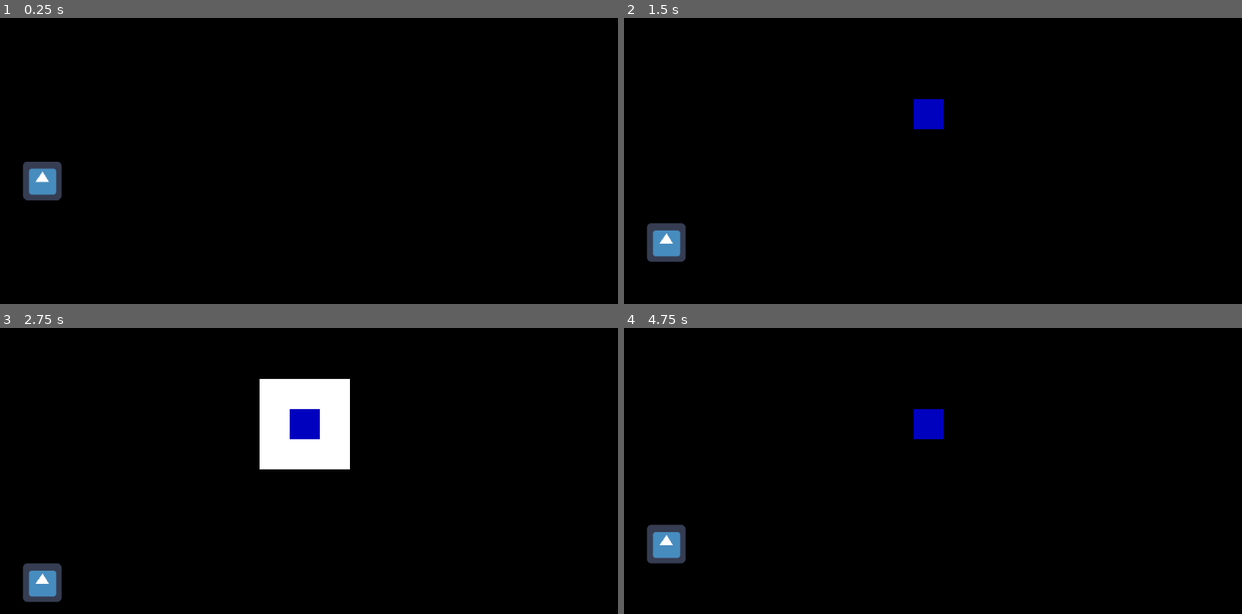
Above: before the commit, frames 1-4 (two rows, left to right).
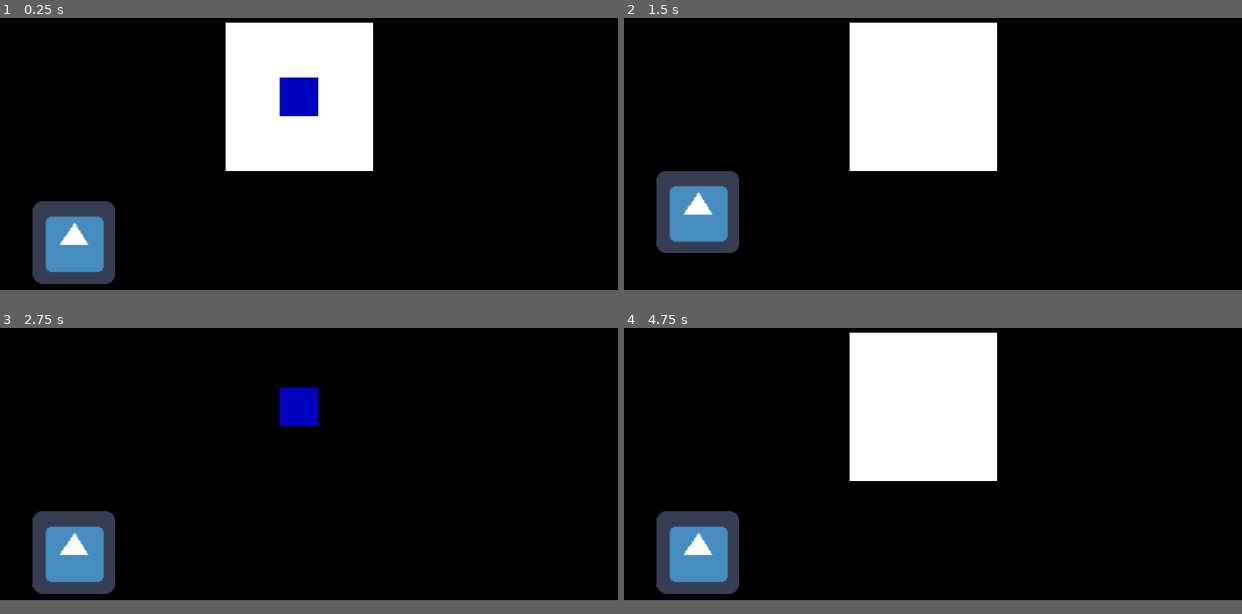
Above: after the commit, the same moments.

Repository: GamuxUnicamp/HIT_IT
Game: Godot game, scene res://scenes/Game.tscn
The game is run twice, just before and just after one commit, with the same random seed, the same clock (stepped at 60 frames per second) and the same inputs. The engine's default icon, where the game draws it, is replaced by a stand-in: a white triangle on a blue panel in a dark square.
Inputs:
- Up to frame 1 (0.25 s): no input
- Up to frame 2 (1.5 s): tap Enter (ui_accept) at 0.5, 1.35 s; hold Enter (ui_accept) 0.53-1.28 s
- Up to frame 3 (2.75 s): tap Enter (ui_accept) at 1.52, 1.82 s; hold Enter (ui_accept) from 2.03 s (still down)
- Up to frame 4 (4.75 s): release Enter (ui_accept) at 2.78 s; tap Enter (ui_accept) at 2.85, 3.02, 3.32, 4.35, 4.52 s; hold Enter (ui_accept) 3.53-4.28 s
In our replay, the window is 800x468 before the commit and 800x450 after it. These sizes can differ from the game's own. Grey fills any space a smaller window leaves; there, only what the larger window draws over its background counts as a difference.

The runs differ from the first frame. In frame 1, 17% of the frame differs, in the area x 3-61%, y 1-93%; in frame 2, 16%; in frame 3, 8.4%; in frame 4, 16%.

Commit message:
Metrônomo 2.0 finalizado e ajustes no projeto

Diff:
--- a/project.godot
+++ b/project.godot
@@ -18,6 +18,27 @@
 config/name="HIT-IT"
 run/main_scene="res://scenes/Game.tscn"
 config/icon="res://icon.png"
+
+[debug]
+
+settings/fps/force_fps=30
+
+[display]
+
+window/size/width=1920
+window/size/height=1080
+window/size/resizable=false
+window/size/borderless=true
+window/size/fullscreen=true
+window/size/test_width=1280
+window/size/test_height=720
+window/dpi/allow_hidpi=true
+window/stretch/mode="2d"
+window/stretch/aspect="keep_height"
+
+[gui]
+
+theme/use_hidpi=true
 
 [input]
 
@@ -52,7 +73,17 @@
  ]
 }
 
+[input_devices]
+
+pointing/emulate_touch_from_mouse=true
+
+[locale]
+
+fallback="pt_BR"
+
 [rendering]
 
-quality/driver/driver_name="GLES2"
+quality/intended_usage/framebuffer_allocation=0
+quality/intended_usage/framebuffer_allocation.mobile=0
+threads/thread_model=2
 environment/default_environment="res://default_env.tres"
--- a/scenes/Characters/Character.tscn
+++ b/scenes/Characters/Character.tscn
@@ -4,7 +4,7 @@
 [ext_resource path="res://icon.png" type="Texture" id=2]
 
 [sub_resource type="RectangleShape2D" id=1]
-extents = Vector2( 32, 32 )
+extents = Vector2( 128, 128 )
 
 [sub_resource type="SpriteFrames" id=2]
 animations = [ {
@@ -21,4 +21,5 @@
 shape = SubResource( 1 )
 
 [node name="AnimatedSprite" type="AnimatedSprite" parent="."]
+scale = Vector2( 4, 4 )
 frames = SubResource( 2 )
--- a/scenes/Floor.tscn
+++ b/scenes/Floor.tscn
@@ -1,7 +1,7 @@
 [gd_scene load_steps=2 format=2]
 
 [sub_resource type="RectangleShape2D" id=1]
-extents = Vector2( 580, 10 )
+extents = Vector2( 1120, 10 )
 
 [node name="Floor" type="StaticBody2D"]
 
--- a/scenes/Game.tscn
+++ b/scenes/Game.tscn
@@ -8,25 +8,25 @@
 script = ExtResource( 1 )
 
 [node name="Background" type="Panel" parent="."]
-margin_right = 1030.0
-margin_bottom = 600.0
+margin_right = 1920.0
+margin_bottom = 1080.0
 
 [node name="RythmSignal" type="Panel" parent="."]
-visible = false
-margin_left = 430.0
-margin_top = 210.0
-margin_right = 580.0
-margin_bottom = 360.0
+margin_left = 700.0
+margin_top = 250.0
+margin_right = 1160.0
+margin_bottom = 710.0
+grow_horizontal = 2
+grow_vertical = 2
 
 [node name="SetbackSignal" type="Panel" parent="."]
-visible = false
-margin_left = 480.0
-margin_top = 260.0
-margin_right = 530.0
-margin_bottom = 310.0
+margin_left = 870.0
+margin_top = 420.0
+margin_right = 990.0
+margin_bottom = 540.0
 
 [node name="Character" parent="." instance=ExtResource( 2 )]
-position = Vector2( 70, 340 )
+position = Vector2( 230, 920 )
 
 [node name="Floor" parent="." instance=ExtResource( 3 )]
-position = Vector2( 530, 590 )
+position = Vector2( 1010, 1070 )
--- a/scripts/Character.gd
+++ b/scripts/Character.gd
@@ -1,9 +1,11 @@
 extends KinematicBody2D
 
-const GRAVITY = 100000
+const GRAVITY = 500000
 
 var velocity = Vector2()
-export var jump_velocity = 30000
+export var jump_velocity = 80000
+
+onready var game = get_parent()
 
 func _physics_process(delta):
 	# Gravidade do jogo
@@ -11,6 +13,19 @@
 	var motion = velocity * delta
 	motion = move_and_slide(motion, Vector2(0,-1))
 
+func _input(event):
+	# Fazer o personagem pular caso o jogador acerte
+	if event.is_action_pressed("ui_accept"):
+		if game.press_time:
+			if not game.p1_pressed:
+				print("HIT!")
+				game.p1_pressed = true
+				jump()
+			else:
+				print("NO!")
+		else:
+			print("NO!")
+
 # Se o jogador estiver no chão, aplicar uma força vertical
 func jump():
 	if is_on_floor():
--- a/scripts/Game.gd
+++ b/scripts/Game.gd
@@ -4,14 +4,12 @@
 onready var rythm_signal_panel = $RythmSignal
 onready var setback_signal_panel = $SetbackSignal
 
-var rythm_timer = Timer.new()
-var rythm_threshold_timer = Timer.new()
-var rythm_setback_delay_timer = Timer.new()
-var rythm_setback_timer = Timer.new()
+export var bpm = 80
+var game_time = 0
 
 var press_time = false
-
-onready var character = $Character
+var p1_pressed = false
+var p2_pressed = false
 
 func _ready():
 	# Definir e adicionar estilos (cores) para os painéis
@@ -31,68 +29,23 @@
 	rythm_signal_panel.update()
 	setback_signal_panel.update()
 
-	# Definir o ritmo do jogo
-	rythm_timer.set_wait_time(0.8)
-	rythm_timer.connect("timeout", self, "_on_rythm_timeout")
-	add_child(rythm_timer)
-	rythm_timer.start()
+func _process(delta):
+	game_time += delta
+	rythm_update()
 
-	# Definir o limite de reação do usuário
-	rythm_threshold_timer.set_wait_time(0.4)
-	rythm_threshold_timer.connect("timeout", self, "_on_threshold_timeout")
-	add_child(rythm_threshold_timer)
+func rythm_update():
+	var rythm_time = fmod(game_time, 60.0/bpm)/(60.0/bpm)
 
-	# Definir o delay do contratempo
-	rythm_setback_delay_timer.set_wait_time(0.1)
-	rythm_setback_delay_timer.connect("timeout", self, "_on_setback_delay_timeout")
-	add_child(rythm_setback_delay_timer)
-
-	# Definir o contratempo
-	rythm_setback_timer.set_wait_time(0.2)
-	rythm_setback_timer.connect("timeout", self, "_on_setback_timeout")
-	add_child(rythm_setback_timer)
-
-func _input(event):
-	# Fazer o personagem pular caso o jogador acerte
-	if event.is_action_pressed("ui_accept"):
-		if press_time:
-			print("HIT!")
-			character.jump()
-		else:
-			print("NO!")
-
-func _on_rythm_timeout():
-	# Exibir o quadrado branco
-	rythm_signal_panel.show()
-
-	# O jogador deve reagir
-	press_time = true
-
-	# Começar a contagem do ritmo e do limite de reação
-	rythm_timer.start()
-	rythm_threshold_timer.start()
-
-func _on_threshold_timeout():
-	print('chamou')
-	# Esconder o quadrado branco
-	rythm_signal_panel.hide()
-
-	# O jogador não deve mais pressionar
-	press_time = false
-
-	rythm_setback_delay_timer.start()
-
-func _on_setback_delay_timeout():
-	# Mostrar o quadrado azul
-	setback_signal_panel.show()
-
-	# Iniciar o tempo de resposta do contratempo
-	rythm_setback_timer.start()
-	press_time = true
-
-func _on_setback_timeout():
-	# Esconder o quadrado azul
-	setback_signal_panel.hide()
-
-	# O jogador não deve mais pressionar
-	press_time = false
+	# Ligar press_time no tempo e no contratempo
+	if rythm_time <= 0.5:
+		press_time = true
+		rythm_signal_panel.show()
+	elif rythm_time > 0.625 and rythm_time < 0.875:
+		press_time = true
+		setback_signal_panel.show()
+	else:
+		press_time = false
+		p1_pressed = false
+		p2_pressed = false
+		rythm_signal_panel.hide()
+		setback_signal_panel.hide()
